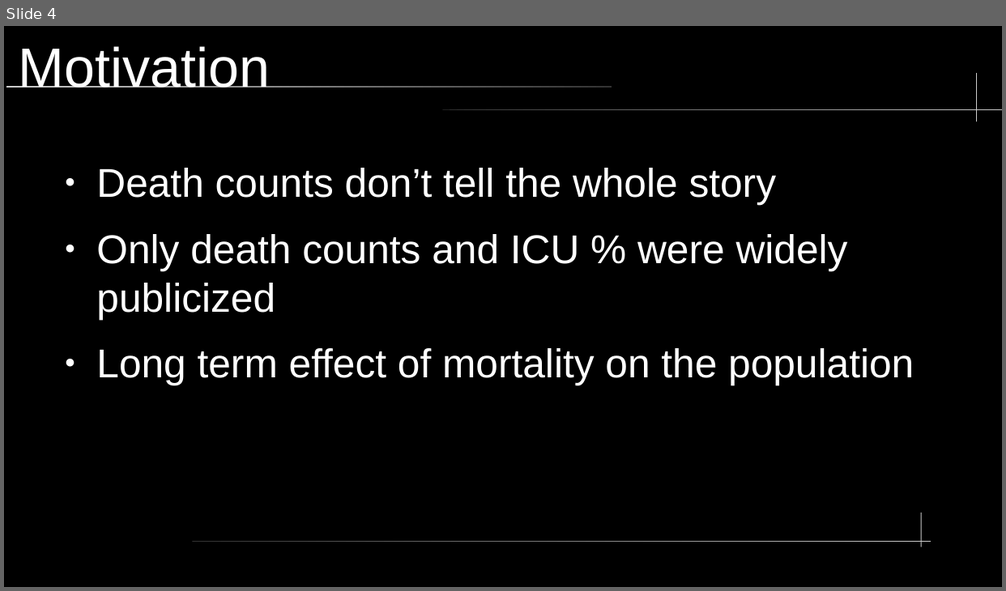
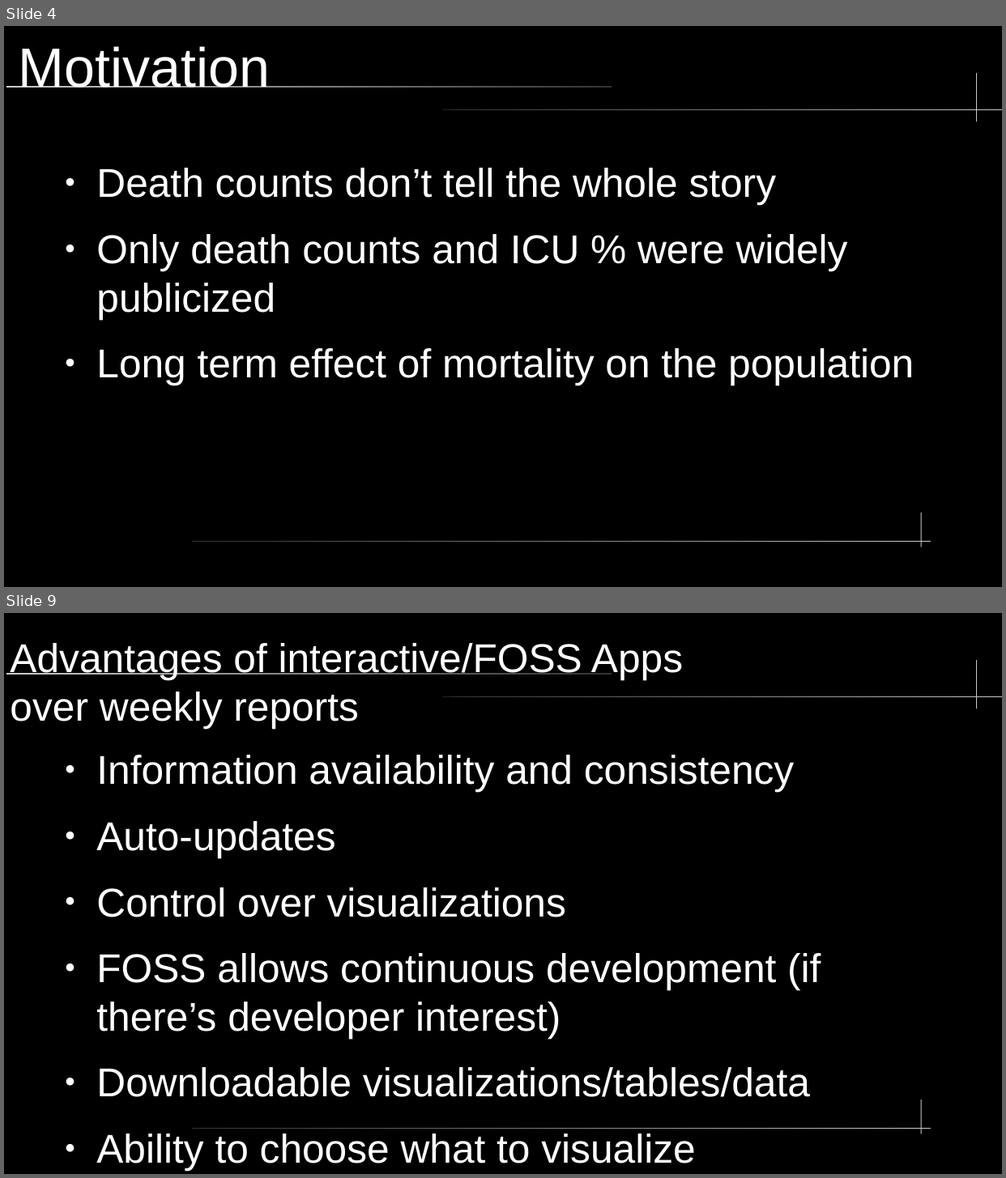
Before and after one commit to dreth/tfm_uc3m, a slide deck: paper/presentation/presentation.odp. Shown one above the other, each under a label of ours: slide 4 before the commit, slides 4 and 9 after it; the slides between them are not shown. The pictures are 1006x591 and 1006x1178 pixels, drawn with LibreOffice and Linux fonts; fonts in the diff are those of the drawing. Boxes give left, top, right and bottom in pixels: in the first picture for what was removed or moved away, otherwise in the second. Text is boxed around its words. In the diff, an @@ line names an element or a change of style, - is before the commit and + after.

```diff
--- a/paper/presentation/presentation.odp
+++ b/paper/presentation/presentation.odp
@@ slide 9 added at box(4, 613, 1002, 1174), background #000000; not listed: 5 template elements that a slide beside it also shows @@
@@ title added at box(10, 643, 683, 728), 32 pt, text #FFFFFF @@
+Advantages of interactive/FOSS Apps
+over weekly reports
@@ text added at box(96, 755, 820, 1170), 32 pt, text #FFFFFF @@
+● Information availability and consistency
+● Auto-updates
+● Control over visualizations
+● FOSS allows continuous development (if there’s developer interest)
+● Downloadable visualizations/tables/data
+● Ability to choose what to visualize
```
Also in this commit, not shown: 2 slides changed, 23 other slides added.
